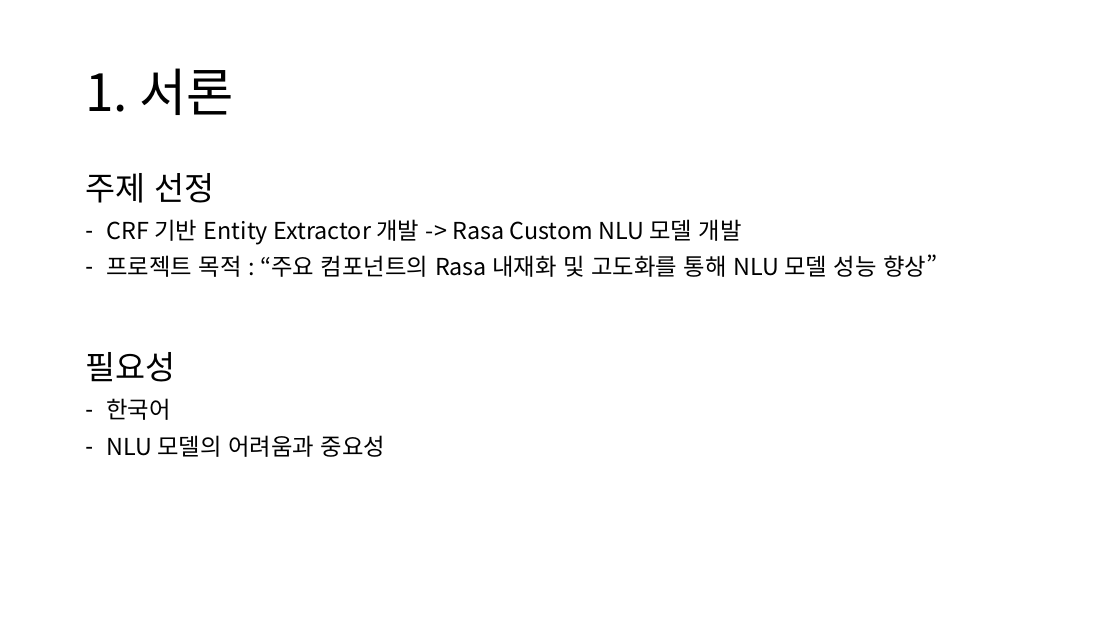
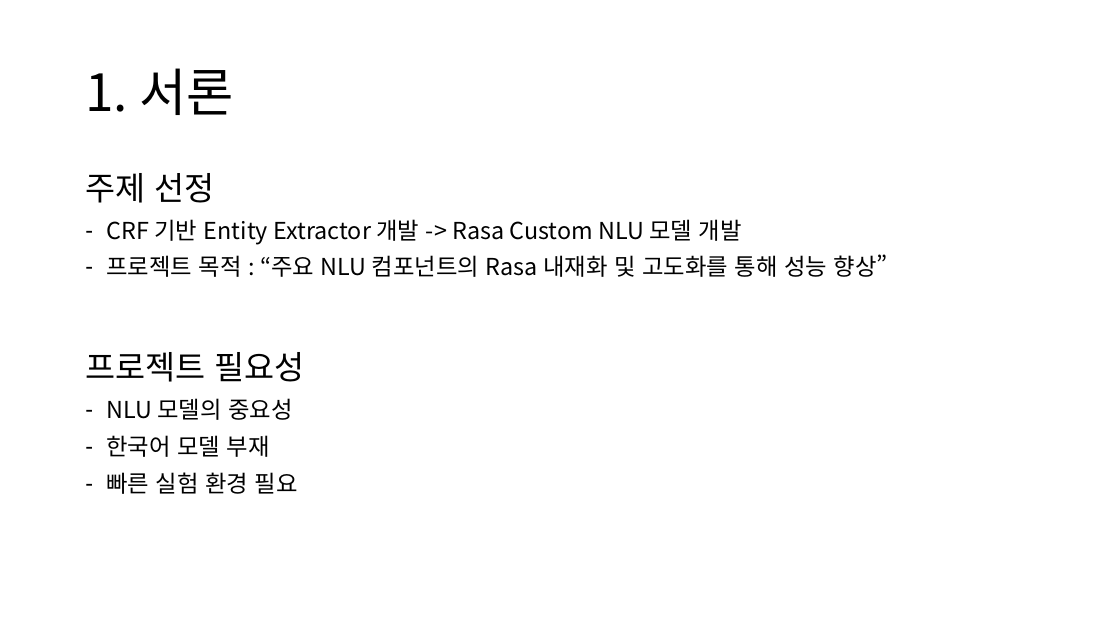
Before and after one commit to yongsun-yoon/chatbot, a slide deck: slide 3 of Rasa custom NLU 모델 개발.pptx. Drawn at 1120x630 pixels with LibreOffice and Linux fonts; fonts in the diff are those of the drawing. Boxes give left, top, right and bottom in pixels: in the first picture for what was removed or moved away, otherwise in the second. Text is boxed around its words. In the diff, an @@ line names an element or a change of style, - is before the commit and + after.

```diff
--- a/Rasa custom NLU 모델 개발.pptx
+++ b/Rasa custom NLU 모델 개발.pptx
@@ text at <box>106,254,888,277</box>: text changed @@
-– 프로젝트 목적 : “주요 컴포넌트의 Rasa 내재화 및 고도화를 통해 NLU 모델 성능 향상”
+– 프로젝트 목적 : “주요 NLU 컴포넌트의 Rasa 내재화 및 고도화를 통해 성능 향상”
@@ text at <box>85,352,305,494</box>: text changed @@
-필요성
-– 한국어
-– NLU 모델의 어려움과 중요성
+프로젝트 필요성
+– NLU 모델의 중요성
+– 한국어 모델 부재
+– 빠른 실험 환경 필요
```
Also in this commit, not shown: 8 other slides changed, 9 slides added, 3 slides removed, 26 other files.
